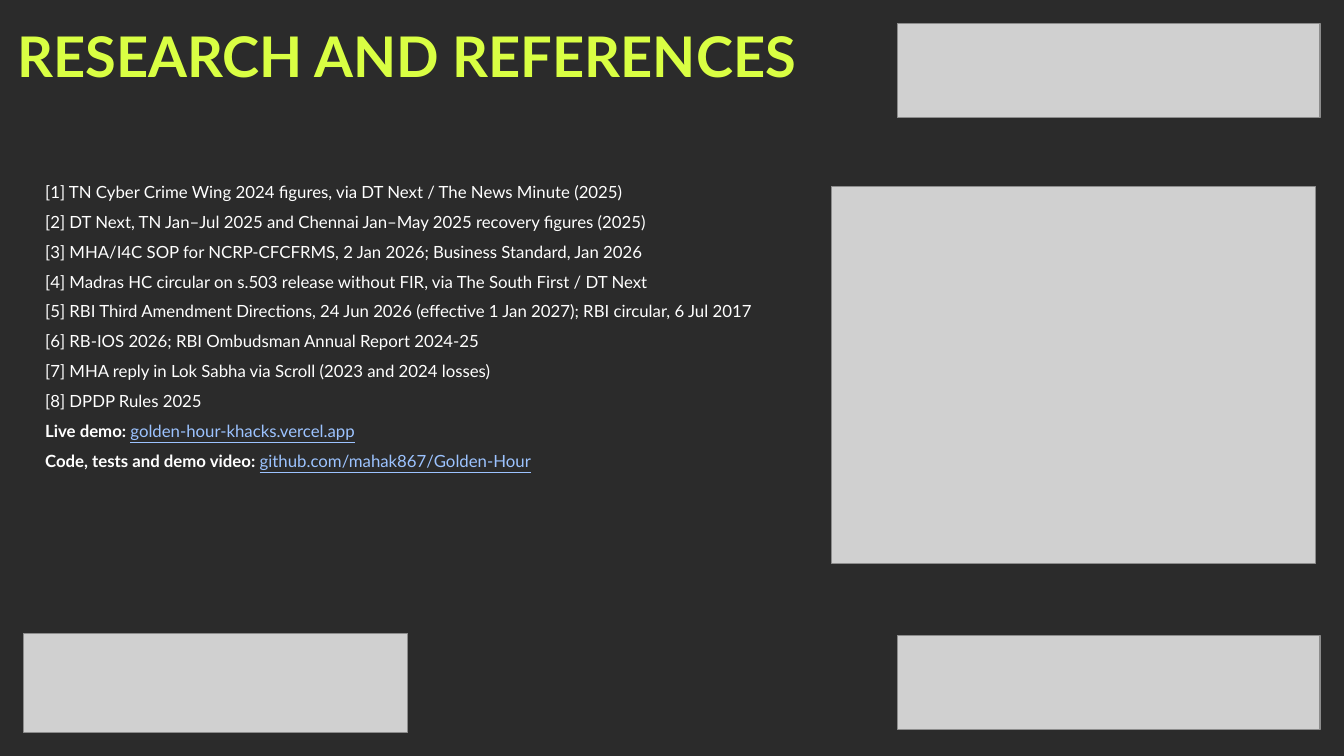
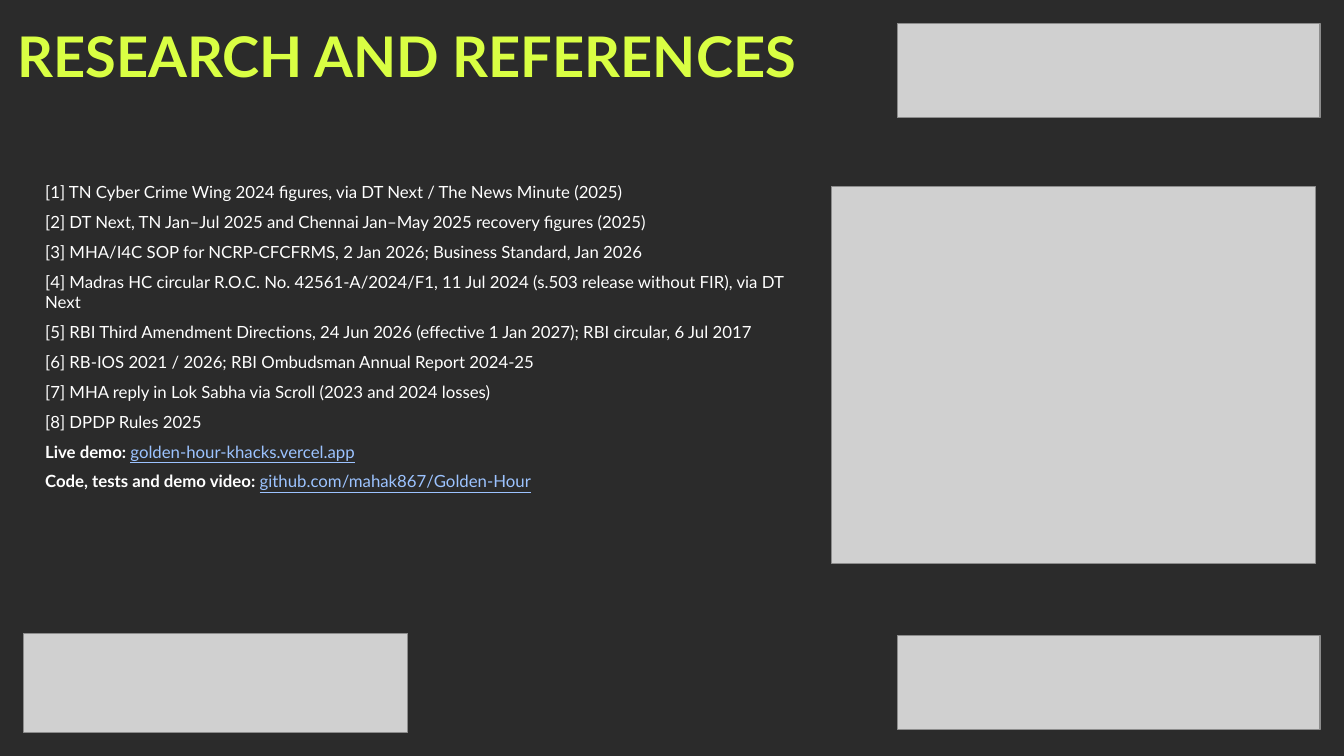
Before and after one commit to mahak867/Golden-Hour, a slide deck: slide 7 of deck/GoldenHour_KHacks4_Submission_Visual.pptx. Drawn at 1344x756 pixels with LibreOffice and Linux fonts; fonts in the diff are those of the drawing; grey boxes stand for pictures; background and template pictures are left out; a plain dark background stands for a picture behind light text. Boxes give left, top, right and bottom in pixels: in the first picture for what was removed or moved away, otherwise in the second. Text is boxed around its words. In the diff, an @@ line names an element or a change of style, - is before the commit and + after.

```diff
--- a/deck/GoldenHour_KHacks4_Submission_Visual.pptx
+++ b/deck/GoldenHour_KHacks4_Submission_Visual.pptx
@@ text at [45, 275, 784, 308]: text changed @@
-[4] Madras HC circular on s.503 release without FIR, via The South First / DT Next
+[4] Madras HC circular R.O.C. No. 42561-A/2024/F1, 11 Jul 2024 (s.503 release without FIR), via DT Next
@@ text at [45, 355, 534, 371]: text changed @@
-[6] RB-IOS 2026; RBI Ombudsman Annual Report 2024-25
+[6] RB-IOS 2021 / 2026; RBI Ombudsman Annual Report 2024-25
```
Also in this commit, not shown: 4 other slides changed, 4 other files.
